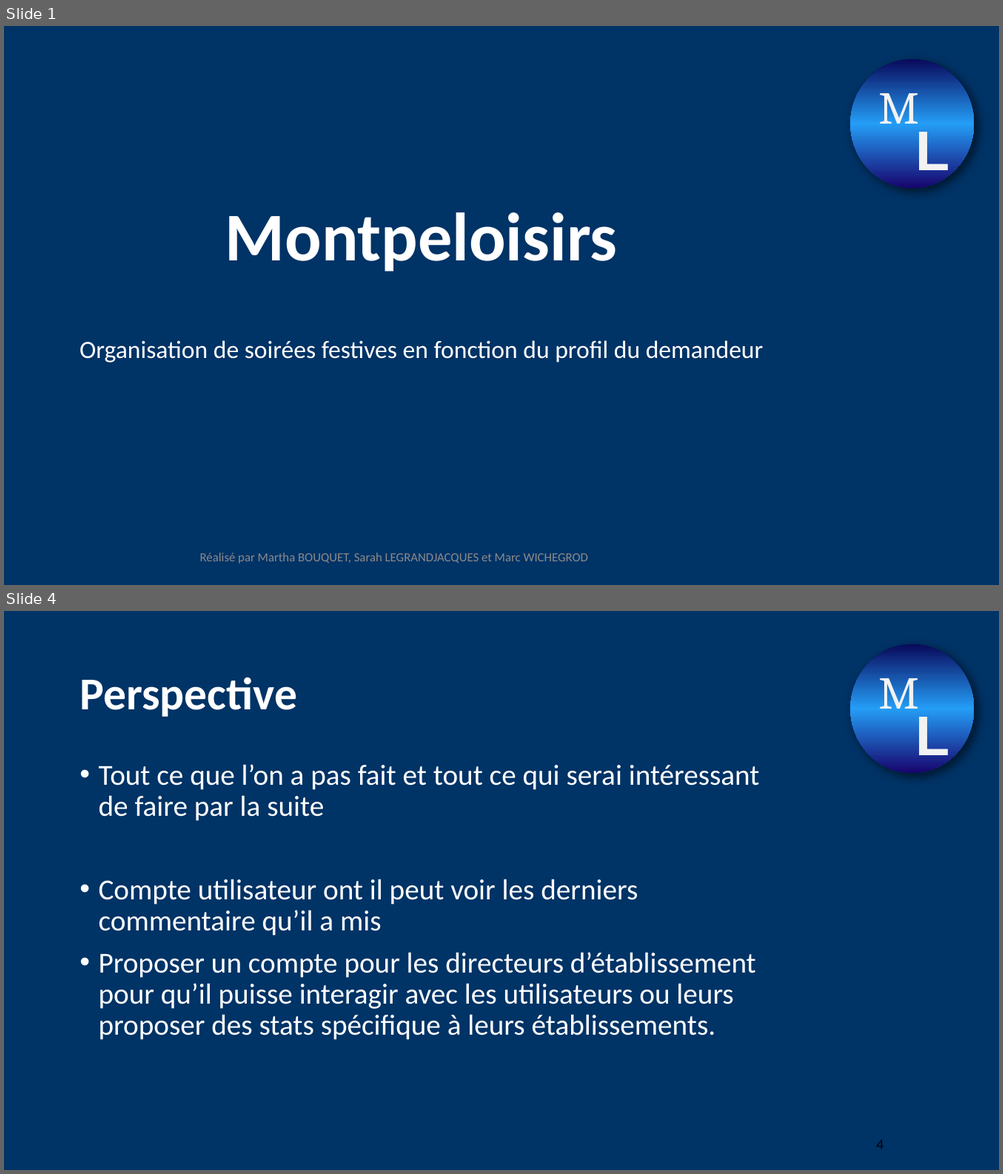
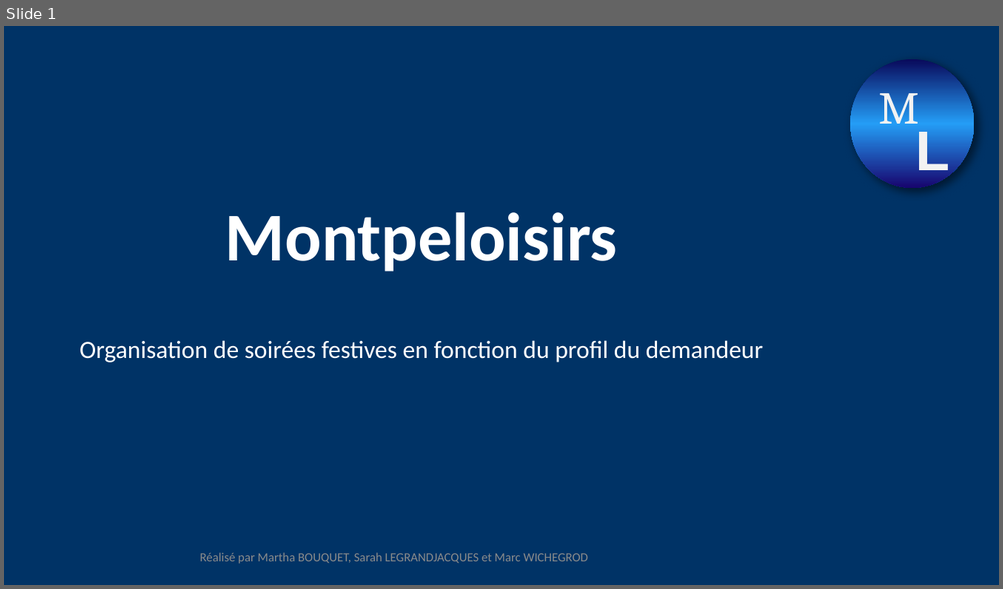
Before and after one commit to marc-wichegrod/montpeloisirs, a slide deck: Nouveau Présentation Microsoft PowerPoint.pptx. Shown one above the other, each under a label of ours: slides 1 and 4 before the commit, slide 1 after it; the slides between them are not shown. The pictures are 1003x1174 and 1003x589 pixels, drawn with LibreOffice and Linux fonts; fonts in the diff are those of the drawing; background and template pictures are left out. Boxes give left, top, right and bottom in pixels: in the first picture for what was removed or moved away, otherwise in the second. Text is boxed around its words. In the diff, an @@ line names an element or a change of style, - is before the commit and + after.

```diff
--- a/Nouveau Présentation Microsoft PowerPoint.pptx
+++ b/Nouveau Présentation Microsoft PowerPoint.pptx
@@ slide 4 removed at [4, 611, 999, 1170], background #003366; not listed: 3 template elements that a slide beside it also shows @@
@@ title removed at [79, 677, 297, 717] @@
-Perspective
@@ text removed at [99, 764, 760, 1040] @@
-• Tout ce que l’on a pas fait et tout ce qui serai intéressant de faire par la suite
-• Compte utilisateur ont il peut voir les derniers commentaire qu’il a mis
-• Proposer un compte pour les directeurs d’établissement pour qu’il puisse interagir avec les utilisateurs ou leurs proposer des stats spécifique à leurs établissements.
@@ page number removed at [876, 1140, 883, 1150] @@
-4
```
Also in this commit, not shown: 7 slides added, 3 other slides removed.
